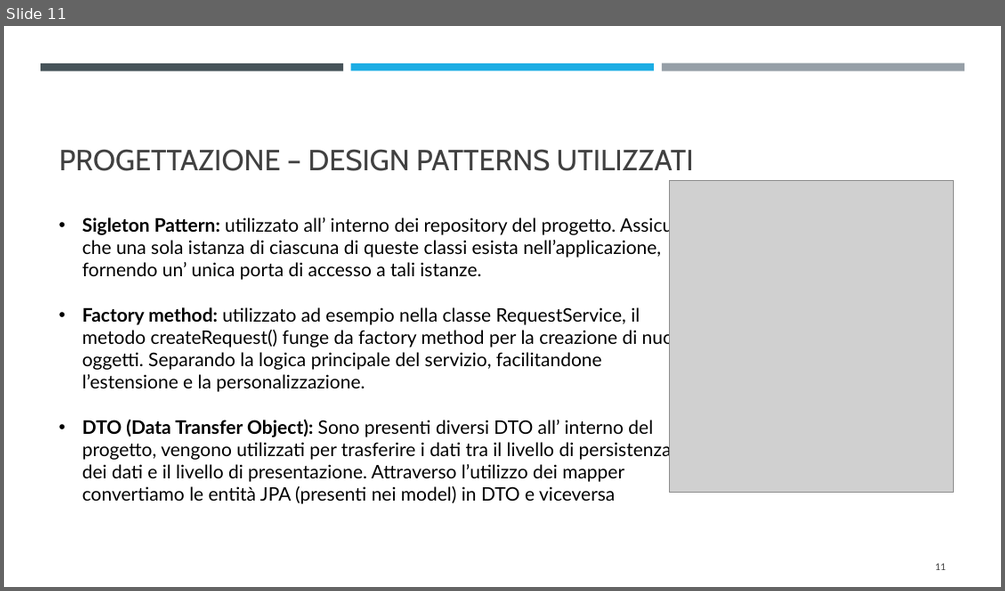
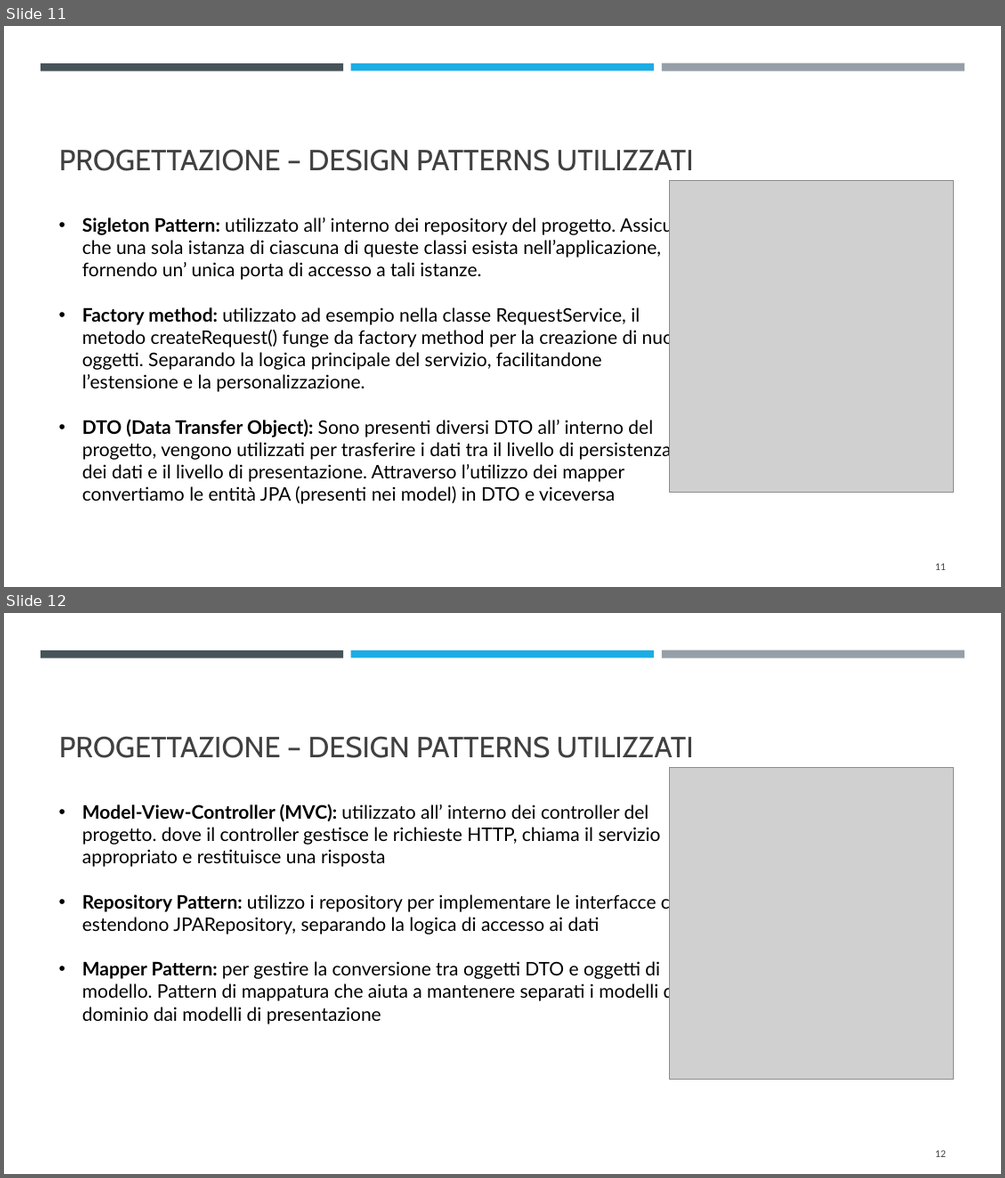
Before and after one commit to Emanuele-Chiummo/Taxi-Project, a slide deck: Presentazione/presentazione TaxiToGo.pptx. Shown one above the other, each under a label of ours: slide 11 before the commit, slides 11 and 12 after it. The pictures are 1005x591 and 1005x1178 pixels, drawn with LibreOffice and Linux fonts; fonts in the diff are those of the drawing; grey boxes stand for pictures. Boxes give left, top, right and bottom in pixels: in the first picture for what was removed or moved away, otherwise in the second. Text is boxed around its words. In the diff, an @@ line names an element or a change of style, - is before the commit and + after.

Commit message:
powerpoint update

```diff
--- a/Presentazione/presentazione TaxiToGo.pptx
+++ b/Presentazione/presentazione TaxiToGo.pptx
@@ slide 12 added at (4, 613, 1001, 1174), background #FFFFFF; not listed: 3 template elements that a slide beside it also shows @@
@@ title added at (59, 736, 694, 758), 28 pt, text #404040 @@
+PROGETTAZIONE – DESIGN PATTERNS UTILIZZATI
@@ picture added at (670, 768, 954, 1079) @@
@@ text added at (82, 803, 690, 1024), 18 pt, text #000000 @@
+• Model-View-Controller (MVC): utilizzato all’ interno dei controller del progetto. dove il controller gestisce le richieste HTTP, chiama il servizio appropriato e restituisce una risposta
+• Repository Pattern: utilizzo i repository per implementare le interfacce che estendono JPARepository, separando la logica di accesso ai dati
+• Mapper Pattern: per gestire la conversione tra oggetti DTO e oggetti di modello. Pattern di mappatura che aiuta a mantenere separati i modelli di dominio dai modelli di presentazione
@@ page number added at (935, 1150, 946, 1157), 9 pt, text #404040 @@
+12
```
Also in this commit, not shown: 5 other files.
